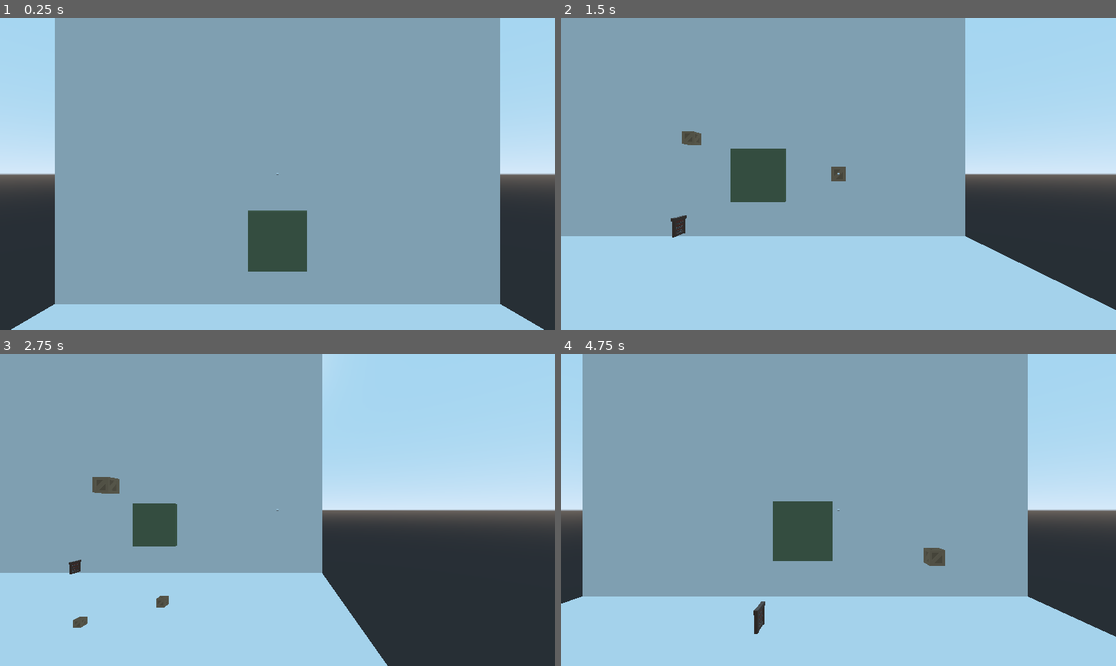
Above: before the commit, frames 1-4 (two rows, left to right).
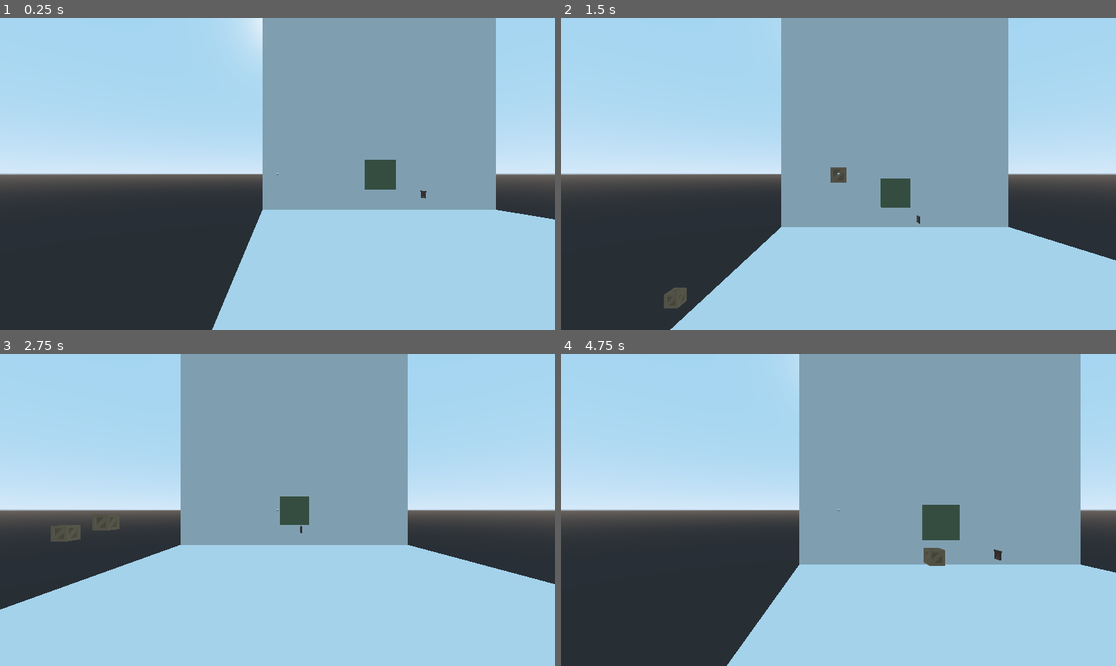
Above: after the commit, the same moments.

Repository: josharo/EscapeAro
Game: Godot game, scene res://TestingArea.tscn
Two runs of this game, one before a commit and one after it. Both use one fixed random seed, a clock stepped at 60 frames per second and the inputs below.
Inputs (mouse positions are in pixels of both pictures, inside the frame that each line leads up to):
- Up to frame 1 (0.25 s): no input
- Up to frame 2 (1.5 s): move the mouse to (960, 158) at 0.52 s; hold D (movement_right) 0.53-1.28 s; hold F (flashlight) 0.53-1.28 s; click (960, 158) at 0.67 s; tap Space (movement_jump) at 0.77 s; move the mouse to (727, 189) at 1.27 s; hold S (movement_backward) from 1.28 s (still down); tap F (flashlight) at 1.35 s; click (727, 189) at 1.42 s
- Up to frame 3 (2.75 s): tap Space (movement_jump) at 1.52 s; move the mouse to (333, 441) at 2.02 s; release S (movement_backward) at 2.03 s; hold D (movement_right) from 2.03 s (still down); hold F (flashlight) from 2.03 s (still down); click (333, 441) at 2.17 s
- Up to frame 4 (4.75 s): move the mouse to (810, 572) at 2.77 s; release D (movement_right) at 2.78 s; release F (flashlight) at 2.78 s; hold W (movement_forward) 2.78-3.53 s; tap F (flashlight) at 2.85, 4.35 s; click (810, 572) at 2.92 s; tap Space (movement_jump) at 3.02, 3.77, 4.52 s; move the mouse to (1005, 556) at 3.52 s; hold F (flashlight) 3.53-4.28 s; hold A (movement_left) from 3.53 s (still down); click (1005, 556) at 3.67 s; move the mouse to (672, 463) at 4.27 s; click (672, 463) at 4.42 s

The runs differ from the first frame. In frame 1, 54% of the frame differs, in the area x 2-100%, y 0-100%; in frame 2, 46%; in frame 3, 49%; in frame 4, 53%.

Commit message:
before turning camera angle back to +z

Diff:
--- a/Items/InteractiveItem.gd
+++ b/Items/InteractiveItem.gd
@@ -1,15 +1,13 @@
 extends StaticBody
 class_name InteractiveItem
 
-var is_detected: bool = false
+var is_activated: bool = false
 # --------------------------
 # Touch/Click object picking with CollisionObject method
 # It picks everything visible on screen regardless the distance
 #func _input_event(camera, event, position, normal, shape_idx):
 #	if event is InputEventMouseButton and event.is_pressed() and event.button_index == 1:
 #		print(self.name, event.button_index)
-
-
 
 
 #var in_animation:bool = false
@@ -48,35 +46,38 @@
 # --------------------------------------------
 # show/hide the interacte button
 # used by Player
-func show_interact_button():
+func activate_interaction():
 	$InteractButton.set_visible(true)
-func hide_interact_button():
+	is_activated = true
+func deactivate_interaction():
 	$InteractButton.set_visible(false)
+	is_activated = false
+	is_activated = false
 
 
 
-func _on_ActivateButton_input_event(camera, event, position, normal, shape_idx):
-	if event is InputEventMouseButton and event.pressed and event.button_index == 1:
-#		var from = camera.project_ray_origin(event.position)
-#		var to = from + camera.project_ray_normal(event.position) * RAY_LENGTH
-#
-#		var space_state = get_world().get_direct_space_state()
-#		var results =  space_state.intersect_ray(from, to)
-#
-#		var crate = crateScene.instance()
-#		get_parent().add_child(crate) # or perhaps signal instead ???
-#
-#		if results.size() > 0:
-#			for item in results:
-#				print(item, " : ", results[item])
-#			print("\n\n")
-		print("Let's do this....")
+#func _on_ActivateButton_input_event(camera, event, position, normal, shape_idx):
+#	if event is InputEventMouseButton and event.pressed and event.button_index == 1:
+##		var from = camera.project_ray_origin(event.position)
+##		var to = from + camera.project_ray_normal(event.position) * RAY_LENGTH
+##
+##		var space_state = get_world().get_direct_space_state()
+##		var results =  space_state.intersect_ray(from, to)
+##
+##		var crate = crateScene.instance()
+##		get_parent().add_child(crate) # or perhaps signal instead ???
+##
+##		if results.size() > 0:
+##			for item in results:
+##				print(item, " : ", results[item])
+##			print("\n\n")
+#		print("Let's do this....")
 
 
 
-func _on_InteractButton_mouse_entered():
-	print(self, " entered")
-
-
-func _on_InteractButton_mouse_exited():
-	print(self, " EXITED")
+#func _on_InteractButton_mouse_entered():
+#	print(self, " entered")
+#
+#
+#func _on_InteractButton_mouse_exited():
+#	print(self, " EXITED")
--- a/Items/InteractiveItem.tscn
+++ b/Items/InteractiveItem.tscn
@@ -6,6 +6,14 @@
 height = 0.2
 
 [sub_resource type="CylinderShape" id=5]
+height = 0.2
+
+[sub_resource type="SpatialMaterial" id=7]
+albedo_color = Color( 0.898039, 0.0235294, 0.0235294, 1 )
+
+[sub_resource type="SphereMesh" id=6]
+material = SubResource( 7 )
+radius = 0.1
 height = 0.2
 
 [node name="InteractiveItem" type="StaticBody"]
@@ -28,11 +36,11 @@
 transform = Transform( 1, 0, 0, 0, -4.37114e-08, -1, 0, 1, -4.37114e-08, 0, 0, 0 )
 shape = SubResource( 5 )
 
-[node name="InteractPosition" type="Position3D" parent="."]
-transform = Transform( 1, 0, 0, 0, 1, 0, 0, 0, 1, 0, 0, -0.5 )
+[node name="PlayerInteractPosition" type="Position3D" parent="."]
+transform = Transform( 1, 0, 0, 0, 1, 0, 0, 0, 1, 0, 0, 4.94432 )
+
+[node name="MeshInstance" type="MeshInstance" parent="PlayerInteractPosition"]
+mesh = SubResource( 6 )
+material/0 = null
 
 [node name="AnimationPlayer" type="AnimationPlayer" parent="."]
-
-[connection signal="input_event" from="InteractButton" to="." method="_on_ActivateButton_input_event"]
-[connection signal="mouse_entered" from="InteractButton" to="." method="_on_InteractButton_mouse_entered"]
-[connection signal="mouse_exited" from="InteractButton" to="." method="_on_InteractButton_mouse_exited"]
--- a/Player.gd
+++ b/Player.gd
@@ -70,7 +70,7 @@
 	vel.z = dir.z * speed
 	vel = move_and_slide(vel, Vector3.UP, false, 4, MAX_SLOPE_ANGLE)
 
-const RAY_LENGTH: int = 100
+const RAY_LENGTH: int = 1000
 
 func _input(event):
 #	if event is InputEventMouseButton:
@@ -109,11 +109,24 @@
 #				print(item, " : ", results[item])
 #			print("collider: ", results["collider"])
 
-		if results.size() > 0:
+
+		if results.size() > 0: # 6 indexes. collider, collider_id, normal, position, rid, shape
 			var col = results["collider"]
-			if col.name == "InteractiveButton":
-				print($RotationHelper/Position3D.transform.origin)
-#			print(col.get_class()) # object type
+			print("clicked on: ", col)
+			if col.name == "InteractButton":
+				var owner = col.get_owner() # top parent of this collider, e.g. InteractiveItem
+
+				look_at(owner.global_transform.origin * Vector3(-1, 1, -1), Vector3.UP)
+
+				if owner.is_activated: # activated if player is close enough
+					print("Move Player to : ", $RotationHelper/Position3D.transform.origin)
+					print("Move Player to : ", $RotationHelper/Position3D.global_transform.origin)
+					self.global_transform.origin.x = owner.get_node("PlayerInteractPosition").global_transform.origin.x
+					self.global_transform.origin.z = owner.get_node("PlayerInteractPosition").global_transform.origin.z
+#					look_at(owner.global_transform.origin, Vector3.UP)
+#					print(owner.global_transform.origin)
+
+
 
 
 
@@ -138,9 +151,9 @@
 
 
 func _on_ItemDetectArea_body_entered(body):
-	if body.has_method("show_interact_button"):
-		body.show_interact_button()
+	if body.has_method("activate_interaction"):
+		body.activate_interaction()
 
 func _on_ItemDetectArea_body_exited(body):
-	if body.has_method("hide_interact_button"):
-		body.hide_interact_button()
+	if body.has_method("deactivate_interaction"):
+		body.deactivate_interaction()
--- /dev/null
+++ b/TempForTesting.gd
@@ -0,0 +1,12 @@
+extends Spatial
+
+var player
+var target
+
+func _ready():
+	player = $Player
+	target = $Crate
+
+func _process(delta):
+	if Input.is_action_pressed("flashlight"):
+		player.look_at(target.global_transform.origin, Vector3.UP)
--- /dev/null
+++ b/TempForTesting.tscn
@@ -0,0 +1,38 @@
+[gd_scene load_steps=6 format=2]
+
+[ext_resource path="res://Player.tscn" type="PackedScene" id=1]
+[ext_resource path="res://Items/Crate.tscn" type="PackedScene" id=2]
+[ext_resource path="res://TempForTesting.gd" type="Script" id=3]
+
+[sub_resource type="PlaneMesh" id=1]
+size = Vector2( 40, 40 )
+
+[sub_resource type="BoxShape" id=2]
+extents = Vector3( 20, 0.01, 20 )
+
+[node name="TempForTesting" type="Spatial"]
+script = ExtResource( 3 )
+
+[node name="One" type="Spatial" parent="."]
+
+[node name="Two" type="Spatial" parent="One"]
+
+[node name="Three" type="Spatial" parent="One/Two"]
+
+[node name="StaticBody" type="StaticBody" parent="."]
+
+[node name="MeshInstance" type="MeshInstance" parent="StaticBody"]
+mesh = SubResource( 1 )
+material/0 = null
+
+[node name="CollisionShape" type="CollisionShape" parent="StaticBody"]
+shape = SubResource( 2 )
+
+[node name="Crate" parent="." instance=ExtResource( 2 )]
+transform = Transform( 1, 0, 0, 0, 1, 0, 0, 0, 1, 0, 2.44843, -6.86513 )
+
+[node name="Player" parent="." instance=ExtResource( 1 )]
+
+[node name="Camera" type="Camera" parent="."]
+transform = Transform( 0.932412, 0, -0.361397, 0.238314, 0.751771, 0.614855, 0.271688, -0.659425, 0.70096, -17.8543, 31.3675, 25.4681 )
+current = true
--- a/TestingArea.tscn
+++ b/TestingArea.tscn
@@ -79,7 +79,7 @@
 omni_range = 60.0
 
 [node name="Camera" type="Camera" parent="."]
-transform = Transform( 1, 0, 0, 0, 0.999985, -0.0054454, 0, 0.0054454, 0.999985, -7.65471, 18.384, 19.3827 )
+transform = Transform( 0.0426778, -0.00544044, -0.999074, 0, 0.999985, -0.0054454, 0.999089, 0.000232398, 0.0426772, -45.5222, 18.384, -19.2072 )
 current = true
 
 [node name="WorldEnvironment" type="WorldEnvironment" parent="."]
@@ -93,7 +93,7 @@
 transform = Transform( 1, 0, 0, 0, 1, 0, 0, 0, 1, 0, 6.53139, -16.9275 )
 
 [node name="InteractiveWallItem" parent="." instance=ExtResource( 2 )]
-transform = Transform( 1, 0, 0, 0, 1, 0, 0, 0, 1, 0, 12.0268, -37.8425 )
+transform = Transform( 1, 0, 0, 0, 1, 0, 0, 0, 1, 0, 12.0268, -39.3788 )
 
 [node name="Player" parent="." instance=ExtResource( 1 )]
-transform = Transform( -1, 0, -8.74228e-08, 0, 1, 0, 8.74228e-08, 0, -1, 0, 12.0043, 0 )
+transform = Transform( -1, 0, -8.74228e-08, 0, 1, 0, 8.74228e-08, 0, -1, -34.851, 0, 36.27 )
Not shown: 1 places in Items/InteractiveItem.tscn that only renumber resources
Not shown, changed: _docs/Notes.docx
